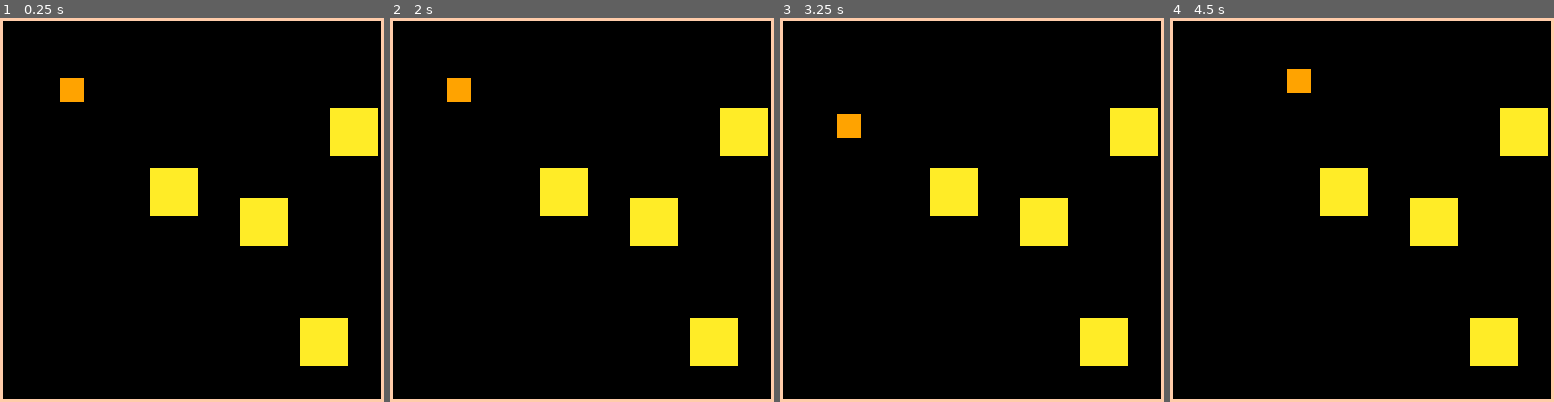
Above: before the commit, frames 1-4 (left to right).
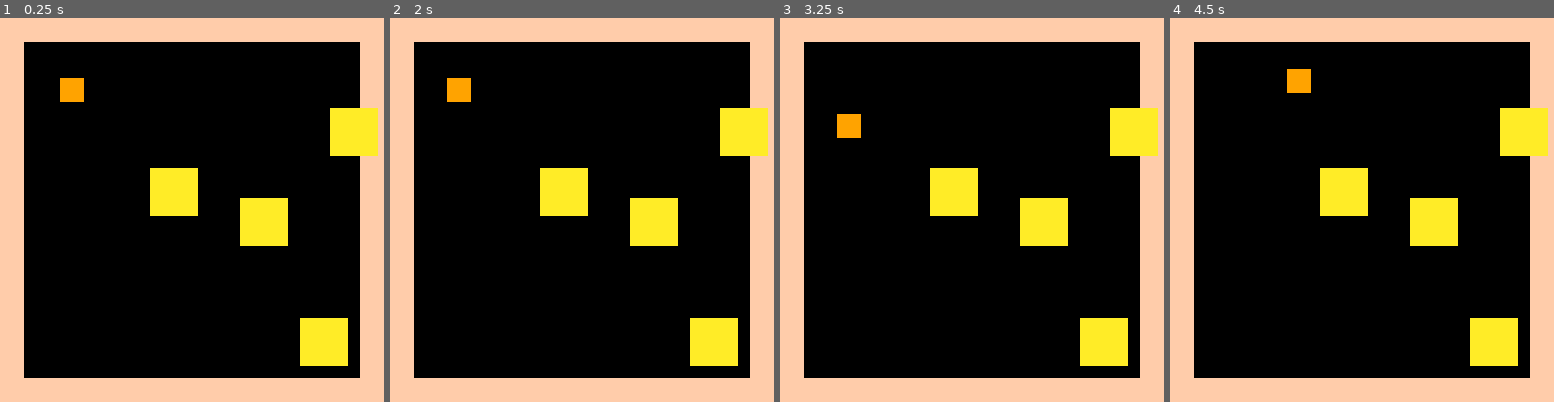
Above: after the commit, the same moments.

Repository: jmahoney/spade
Game: PICO-8 cartridge collide.p8
The game is run twice, just before and just after one commit, with the same random seed, the same clock (stepped at 60 frames per second) and the same inputs.
Inputs:
- Up to frame 1 (0.25 s): no input
- Up to frame 2 (2 s): hold Left from 1.97 s (still down)
- Up to frame 3 (3.25 s): release Left at 2.37 s; hold Down 2.42-2.82 s; hold Right from 2.87 s (still down)
- Up to frame 4 (4.5 s): release Right at 3.53 s; hold Up 3.58-4.08 s; hold Right from 4.13 s (still down)

The runs differ from the first frame. In frame 1, 20% of the frame differs, in the area x 0-100%, y 0-100%; in frame 2, 20%; in frame 3, 20%; in frame 4, 20%.

Commit message:
map tile collisions
little buggy

Diff:
--- a/collide.p8
+++ b/collide.p8
@@ -49,6 +49,21 @@
    end
 
    if can_move then
+      if map_hit(next_x,
+		 self.x,
+		 self.w_px,
+		 self.h_px) then
+	 can_move = false
+      end
+      if map_hit(self.x,
+		 next_y,
+		 self.w_px,
+		 self.h_px) then
+	 can_move = false
+      end
+   end
+
+   if can_move then
       self.x = next_x
       self.y = next_y
    end
@@ -67,6 +82,25 @@
   if xd<xs and
      yd<ys then
     hit=true
+  end
+
+  return hit
+end
+
+function map_hit(x,y,w,h)
+  local hit=false
+  for i=x,x+w,w do
+    if (fget(mget(i/8,y/8))>0) or
+         (fget(mget(i/8,(y+h)/8))>0) then
+          hit=true
+    end
+  end
+
+  for i=y,y+h,h do
+    if (fget(mget(x/8,i/8))>0) or
+         (fget(mget((x+w)/8,i/8))>0) then
+          hit=true
+    end
   end
 
   return hit
@@ -100,14 +134,14 @@
    mover:draw()
 end
 __gfx__
-0000000099999999aaaaaaaaaaaaaaaa00000000f00000000000000fffffffff00000000ffffffffffffffff0000000ff0000000000000000000000000000000
-0000000099999999aaaaaaaaaaaaaaaa00000000f00000000000000f0000000000000000f00000000000000f0000000ff0000000000000000000000000000000
-0000000099999999aaaaaaaaaaaaaaaa00000000f00000000000000f0000000000000000f00000000000000f0000000ff0000000000000000000000000000000
-0000000099999999aaaaaaaaaaaaaaaa00000000f00000000000000f0000000000000000f00000000000000f0000000ff0000000000000000000000000000000
-0000000099999999aaaaaaaaaaaaaaaa00000000f00000000000000f0000000000000000f00000000000000f0000000ff0000000000000000000000000000000
-0000000099999999aaaaaaaaaaaaaaaa00000000f00000000000000f0000000000000000f00000000000000f0000000ff0000000000000000000000000000000
-0000000099999999aaaaaaaaaaaaaaaa00000000f00000000000000f0000000000000000f00000000000000f0000000ff0000000000000000000000000000000
-0000000099999999aaaaaaaaaaaaaaaa00000000f00000000000000f00000000fffffffff00000000000000fffffffffffffffff000000000000000000000000
+0000000099999999aaaaaaaaaaaaaaaafffffffff00000000000000fffffffff00000000ffffffffffffffff0000000ff0000000000000000000000000000000
+0000000099999999aaaaaaaaaaaaaaaafffffffff00000000000000f0000000000000000f00000000000000f0000000ff0000000000000000000000000000000
+0000000099999999aaaaaaaaaaaaaaaafffffffff00000000000000f0000000000000000f00000000000000f0000000ff0000000000000000000000000000000
+0000000099999999aaaaaaaaaaaaaaaafffffffff00000000000000f0000000000000000f00000000000000f0000000ff0000000000000000000000000000000
+0000000099999999aaaaaaaaaaaaaaaafffffffff00000000000000f0000000000000000f00000000000000f0000000ff0000000000000000000000000000000
+0000000099999999aaaaaaaaaaaaaaaafffffffff00000000000000f0000000000000000f00000000000000f0000000ff0000000000000000000000000000000
+0000000099999999aaaaaaaaaaaaaaaafffffffff00000000000000f0000000000000000f00000000000000f0000000ff0000000000000000000000000000000
+0000000099999999aaaaaaaaaaaaaaaafffffffff00000000000000f00000000fffffffff00000000000000fffffffffffffffff000000000000000000000000
 0000000000000000aaaaaaaaaaaaaaaa000000000000000000000000000000000000000000000000000000000000000000000000000000000000000000000000
 0000000000000000aaaaaaaaaaaaaaaa000000000000000000000000000000000000000000000000000000000000000000000000000000000000000000000000
 0000000000000000aaaaaaaaaaaaaaaa000000000000000000000000000000000000000000000000000000000000000000000000000000000000000000000000
@@ -116,21 +150,23 @@
 0000000000000000aaaaaaaaaaaaaaaa000000000000000000000000000000000000000000000000000000000000000000000000000000000000000000000000
 0000000000000000aaaaaaaaaaaaaaaa000000000000000000000000000000000000000000000000000000000000000000000000000000000000000000000000
 0000000000000000aaaaaaaaaaaaaaaa000000000000000000000000000000000000000000000000000000000000000000000000000000000000000000000000
+__gff__
+0000000001000101010101010100000000000000000000000000000000000000000000000000000000000000000000000000000000000000000000000000000000000000000000000000000000000000000000000000000000000000000000000000000000000000000000000000000000000000000000000000000000000000
+0000000000000000000000000000000000000000000000000000000000000000000000000000000000000000000000000000000000000000000000000000000000000000000000000000000000000000000000000000000000000000000000000000000000000000000000000000000000000000000000000000000000000000
 __map__
-0907070707070707070707070707070a00000000000000000000000000000000000000000000000000000000000000000000000000000000000000000000000000000000000000000000000000000000000000000000000000000000000000000000000000000000000000000000000000000000000000000000000000000000
-0500000000000000000000000000000600000000000000000000000000000000000000000000000000000000000000000000000000000000000000000000000000000000000000000000000000000000000000000000000000000000000000000000000000000000000000000000000000000000000000000000000000000000
-0500000000000000000000000000000600000000000000000000000000000000000000000000000000000000000000000000000000000000000000000000000000000000000000000000000000000000000000000000000000000000000000000000000000000000000000000000000000000000000000000000000000000000
-0500000000000000000000000000000600000000000000000000000000000000000000000000000000000000000000000000000000000000000000000000000000000000000000000000000000000000000000000000000000000000000000000000000000000000000000000000000000000000000000000000000000000000
-0500000000000000000000000000000600000000000000000000000000000000000000000000000000000000000000000000000000000000000000000000000000000000000000000000000000000000000000000000000000000000000000000000000000000000000000000000000000000000000000000000000000000000
-0500000000000000000000000000000600000000000000000000000000000000000000000000000000000000000000000000000000000000000000000000000000000000000000000000000000000000000000000000000000000000000000000000000000000000000000000000000000000000000000000000000000000000
-0500000000000000000000000000000600000000000000000000000000000000000000000000000000000000000000000000000000000000000000000000000000000000000000000000000000000000000000000000000000000000000000000000000000000000000000000000000000000000000000000000000000000000
-0500000000000000000000000000000600000000000000000000000000000000000000000000000000000000000000000000000000000000000000000000000000000000000000000000000000000000000000000000000000000000000000000000000000000000000000000000000000000000000000000000000000000000
-0500000000000000000000000000000600000000000000000000000000000000000000000000000000000000000000000000000000000000000000000000000000000000000000000000000000000000000000000000000000000000000000000000000000000000000000000000000000000000000000000000000000000000
-0500000000000000000000000000000600000000000000000000000000000000000000000000000000000000000000000000000000000000000000000000000000000000000000000000000000000000000000000000000000000000000000000000000000000000000000000000000000000000000000000000000000000000
-0500000000000000000000000000000600000000000000000000000000000000000000000000000000000000000000000000000000000000000000000000000000000000000000000000000000000000000000000000000000000000000000000000000000000000000000000000000000000000000000000000000000000000
-0500000000000000000000000000000600000000000000000000000000000000000000000000000000000000000000000000000000000000000000000000000000000000000000000000000000000000000000000000000000000000000000000000000000000000000000000000000000000000000000000000000000000000
-0500000000000000000000000000000600000000000000000000000000000000000000000000000000000000000000000000000000000000000000000000000000000000000000000000000000000000000000000000000000000000000000000000000000000000000000000000000000000000000000000000000000000000
-0500000000000000000000000000000600000000000000000000000000000000000000000000000000000000000000000000000000000000000000000000000000000000000000000000000000000000000000000000000000000000000000000000000000000000000000000000000000000000000000000000000000000000
-0500000000000000000000000000000600000000000000000000000000000000000000000000000000000000000000000000000000000000000000000000000000000000000000000000000000000000000000000000000000000000000000000000000000000000000000000000000000000000000000000000000000000000
-0c08080808080808080808080808080b00000000000000000000000000000000000000000000000000000000000000000000000000000000000000000000000000000000000000000000000000000000000000000000000000000000000000000000000000000000000000000000000000000000000000000000000000000000
-0000000000000808000000000000000000000000000000000000000000000000000000000000000000000000000000000000000000000000000000000000000000000000000000000000000000000000000000000000000000000000000000000000000000000000000000000000000000000000000000000000000000000000
+0404040404040404040404040404040400000000000000000000000000000000000000000000000000000000000000000000000000000000000000000000000000000000000000000000000000000000000000000000000000000000000000000000000000000000000000000000000000000000000000000000000000000000
+0400000000000000000000000000000400000000000000000000000000000000000000000000000000000000000000000000000000000000000000000000000000000000000000000000000000000000000000000000000000000000000000000000000000000000000000000000000000000000000000000000000000000000
+0400000000000000000000000000000400000000000000000000000000000000000000000000000000000000000000000000000000000000000000000000000000000000000000000000000000000000000000000000000000000000000000000000000000000000000000000000000000000000000000000000000000000000
+0400000000000000000000000000000400000000000000000000000000000000000000000000000000000000000000000000000000000000000000000000000000000000000000000000000000000000000000000000000000000000000000000000000000000000000000000000000000000000000000000000000000000000
+0400000000000000000000000000000400000000000000000000000000000000000000000000000000000000000000000000000000000000000000000000000000000000000000000000000000000000000000000000000000000000000000000000000000000000000000000000000000000000000000000000000000000000
+0400000000000000000000000000000400000000000000000000000000000000000000000000000000000000000000000000000000000000000000000000000000000000000000000000000000000000000000000000000000000000000000000000000000000000000000000000000000000000000000000000000000000000
+0400000000000000000000000000000400000000000000000000000000000000000000000000000000000000000000000000000000000000000000000000000000000000000000000000000000000000000000000000000000000000000000000000000000000000000000000000000000000000000000000000000000000000
+0400000000000000000000000000000400000000000000000000000000000000000000000000000000000000000000000000000000000000000000000000000000000000000000000000000000000000000000000000000000000000000000000000000000000000000000000000000000000000000000000000000000000000
+0400000000000000000000000000000400000000000000000000000000000000000000000000000000000000000000000000000000000000000000000000000000000000000000000000000000000000000000000000000000000000000000000000000000000000000000000000000000000000000000000000000000000000
+0400000000000000000000000000000400000000000000000000000000000000000000000000000000000000000000000000000000000000000000000000000000000000000000000000000000000000000000000000000000000000000000000000000000000000000000000000000000000000000000000000000000000000
+0400000000000000000000000000000400000000000000000000000000000000000000000000000000000000000000000000000000000000000000000000000000000000000000000000000000000000000000000000000000000000000000000000000000000000000000000000000000000000000000000000000000000000
+0400000000000000000000000000000400000000000000000000000000000000000000000000000000000000000000000000000000000000000000000000000000000000000000000000000000000000000000000000000000000000000000000000000000000000000000000000000000000000000000000000000000000000
+0400000000000000000000000000000400000000000000000000000000000000000000000000000000000000000000000000000000000000000000000000000000000000000000000000000000000000000000000000000000000000000000000000000000000000000000000000000000000000000000000000000000000000
+0400000000000000000000000000000400000000000000000000000000000000000000000000000000000000000000000000000000000000000000000000000000000000000000000000000000000000000000000000000000000000000000000000000000000000000000000000000000000000000000000000000000000000
+0400000000000000000000000000000400000000000000000000000000000000000000000000000000000000000000000000000000000000000000000000000000000000000000000000000000000000000000000000000000000000000000000000000000000000000000000000000000000000000000000000000000000000
+0404040404040404040404040404040400000000000000000000000000000000000000000000000000000000000000000000000000000000000000000000000000000000000000000000000000000000000000000000000000000000000000000000000000000000000000000000000000000000000000000000000000000000
